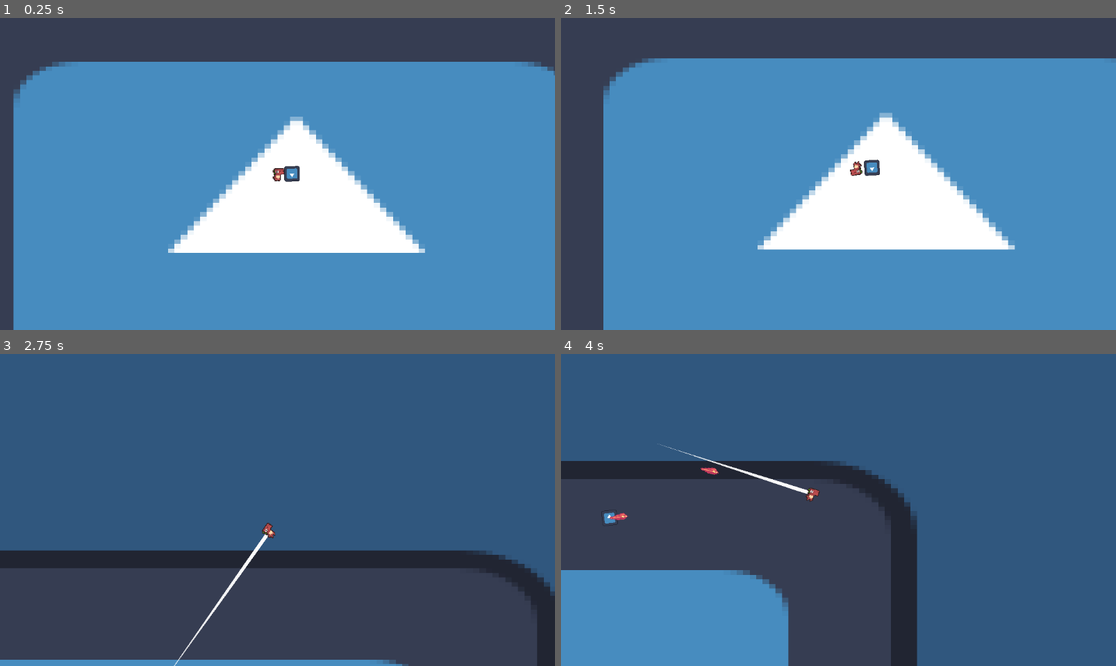
Above: before the commit, frames 1-4 (two rows, left to right).
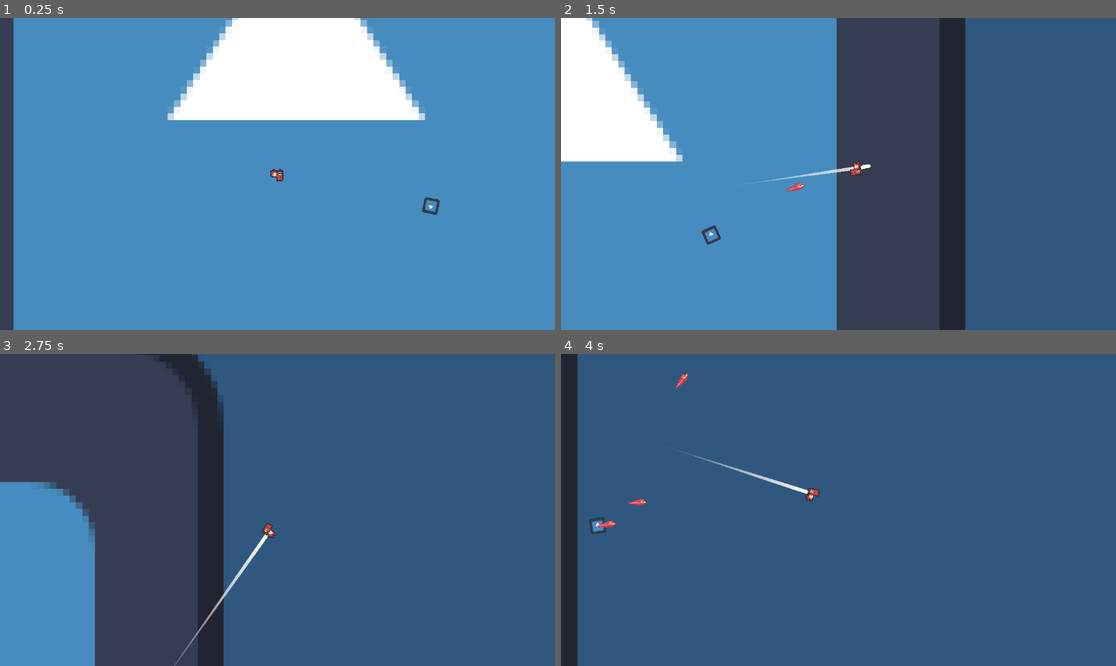
Above: after the commit, the same moments.

Repository: HazarBakir/void_blade
Game: Godot game, scene res://scenes/game_scene.tscn
Same seed, same stepped clock (60 frames per second), same inputs: the game is played once before the commit and once after it. The engine's default icon, where the game draws it, is replaced by a stand-in: a white triangle on a blue panel in a dark square.
Inputs (mouse positions are in pixels of both pictures, inside the frame that each line leads up to):
- Up to frame 1 (0.25 s): no input
- Up to frame 2 (1.5 s): move the mouse to (960, 158) at 0.52 s; press the mouse at (960, 158) at 0.53 s; move the mouse to (727, 189) at 1.27 s; release the mouse at (727, 189) at 1.28 s; click (727, 189) at 1.35 s
- Up to frame 3 (2.75 s): move the mouse to (333, 441) at 2.02 s; press the mouse at (333, 441) at 2.03 s
- Up to frame 4 (4 s): move the mouse to (810, 572) at 2.77 s; release the mouse at (810, 572) at 2.78 s; click (810, 572) at 2.85 s; move the mouse to (1005, 556) at 3.52 s; press the mouse at (1005, 556) at 3.53 s

The runs differ from the first frame. In frame 1, 32% of the frame differs, in the area x 2-100%, y 0-76%; in frame 2, 66%, in the area x 0-100%, y 0-100%; in frame 3, 55%; in frame 4, 42%.

Commit message:
feat(enemy): stop following player(area2d)
enemy slows down after getting in the player's area. and speeds up after getting out by player's area again.

Diff:
--- a/Scripts/Player/player_movement.gd
+++ b/Scripts/Player/player_movement.gd
@@ -1,6 +1,6 @@
 extends CharacterBody2D
 
-var speed = 600
+var speed = 600.0
 var mouse_position = null
 var accel = 10.0
 var decel = 5.0
@@ -14,8 +14,8 @@
 	if Input.is_action_pressed("move_mouse"):
 		move(delta)
 	else:
-		velocity.x = lerp(velocity.x, 0.0, decel * delta)
-		velocity.y = lerp(velocity.y, 0.0, decel * delta)
+		slow_down(delta)
+
 
 	velocity = velocity.limit_length(speed)
 	move_and_slide()
@@ -33,3 +33,17 @@
 
 	velocity.x = lerp(velocity.x, target_velocity.x, accel * delta)
 	velocity.y = lerp(velocity.y, target_velocity.y, accel * delta)
+
+func slow_down(delta):
+	velocity.x = lerp(velocity.x, 0.0, decel * delta)
+	velocity.y = lerp(velocity.y, 0.0, decel * delta)
+
+func _on_enemy_detect_area_area_entered(area: Area2D) -> void:
+	if area.get_parent().is_in_group("enemies"):
+		area.get_parent().speed = 0
+
+
+
+func _on_enemy_detect_area_area_exited(area: Area2D) -> void:
+	if area.get_parent().is_in_group("enemies"):
+		area.get_parent().speed = area.get_parent().original_speed
--- a/Scripts/enemy/enemy.gd
+++ b/Scripts/enemy/enemy.gd
@@ -1,13 +1,18 @@
 extends CharacterBody2D
-
 const bullet = preload("res://scenes/bullet.tscn")
 @onready var target: CharacterBody2D = %player
 @onready var game_scene = get_node("/root/game_scene")
+var speed = 250.0
+var original_speed = 250.0
+var accel = 8.0
+var decel = 5.0
+var current_speed = 0.0
 
-var speed = 150
+func _ready() -> void:
+	add_to_group("enemies")
 
 func _physics_process(delta):
-	move_to_player()
+	move_to_player(delta)
 	look_at(target.position)
 	move_and_slide()
 
@@ -20,6 +25,13 @@
 func _on_timer_timeout() -> void:
 	shoot()
 
-func move_to_player():
+func move_to_player(delta):
 	var direction = (target.position - position).normalized()
-	velocity = direction * speed
+
+	if speed == 0:
+		current_speed = lerp(current_speed, 0.0, decel * delta)
+	else:
+		current_speed = lerp(current_speed, speed, accel * delta)
+
+	var target_velocity = direction * current_speed
+	velocity = target_velocity
--- a/scenes/enemy_lvl_1.tscn
+++ b/scenes/enemy_lvl_1.tscn
@@ -1,9 +1,11 @@
-[gd_scene load_steps=4 format=3 uid="uid://n5m7nhhfcg3n"]
+[gd_scene load_steps=5 format=3 uid="uid://n5m7nhhfcg3n"]
 
 [ext_resource type="Script" uid="uid://cxtqkpmof6s2u" path="res://Scripts/enemy/enemy.gd" id="1_huous"]
 [ext_resource type="Texture2D" uid="uid://cbvrpblaxd16w" path="res://icon.svg" id="1_k76vs"]
 
 [sub_resource type="RectangleShape2D" id="RectangleShape2D_huous"]
+
+[sub_resource type="RectangleShape2D" id="RectangleShape2D_xaxbr"]
 
 [node name="enemy_lvl_1" type="CharacterBody2D"]
 script = ExtResource("1_huous")
@@ -21,4 +23,9 @@
 [node name="Timer" type="Timer" parent="."]
 autostart = true
 
+[node name="Area2D" type="Area2D" parent="."]
+
+[node name="CollisionShape2D" type="CollisionShape2D" parent="Area2D"]
+shape = SubResource("RectangleShape2D_xaxbr")
+
 [connection signal="timeout" from="Timer" to="." method="_on_timer_timeout"]
--- a/scenes/game_scene.tscn
+++ b/scenes/game_scene.tscn
@@ -12,10 +12,10 @@
 motion_mode = 1
 
 [node name="enemy_lvl_1" parent="." instance=ExtResource("4_bw6k5")]
-position = Vector2(25, -2)
+position = Vector2(199, 42)
 
 [node name="Icon" type="Sprite2D" parent="."]
 z_index = -5
-position = Vector2(21.5, 87.5)
-scale = Vector2(8.03906, 5.69531)
+position = Vector2(21.5, -84.0001)
+scale = Vector2(8.03906, 8.375)
 texture = ExtResource("3_ycayy")
--- a/scenes/player.tscn
+++ b/scenes/player.tscn
@@ -143,3 +143,5 @@
 shape = SubResource("CircleShape2D_qhqgy")
 
 [connection signal="ready" from="." to="." method="_on_ready"]
+[connection signal="area_entered" from="EnemyDetectArea" to="." method="_on_enemy_detect_area_area_entered"]
+[connection signal="area_exited" from="EnemyDetectArea" to="." method="_on_enemy_detect_area_area_exited"]
